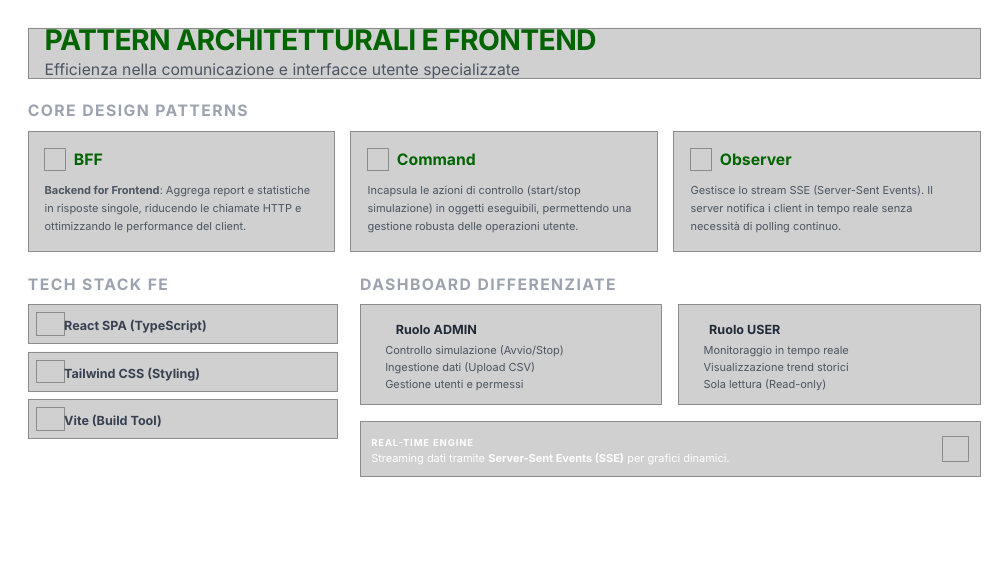
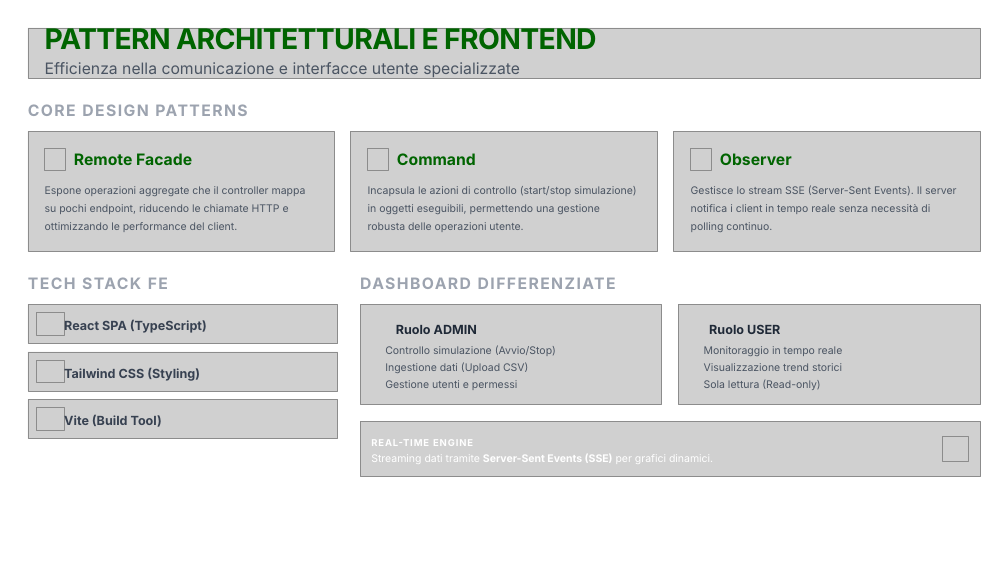
Before and after one commit to nameisalfio/nexus-energy-ds, a slide deck: slide 6 of Nexus Energy Distributed Service.pptx. Drawn at 1008x567 pixels with LibreOffice and Linux fonts; fonts in the diff are those of the drawing; grey boxes stand for pictures; background and template pictures are left out. Boxes give left, top, right and bottom in pixels: in the first picture for what was removed or moved away, otherwise in the second. Text is boxed around its words. In the diff, an @@ line names an element or a change of style, - is before the commit and + after.

```diff
--- a/Nexus Energy Distributed Service.pptx
+++ b/Nexus Energy Distributed Service.pptx
@@ text "PATTERN ARCHITETTURALI E FRONTEND" at (45,25,596,50): line spacing 26.6pt to 26pt @@
@@ text removed at (74,153,103,165) @@
-BFF
@@ text added at (74,153,192,165), 15 pt, text #006400, bold @@
+Remote Facade
@@ text "Incapsula le azioni di controllo ..." at (368,186,636,232): size 10.5 to 10 pt; line spacing 17.1pt to 17pt @@
@@ text "Gestisce lo stream SSE (Server-Sent ..." at (691,185,956,232): size 10.5 to 10 pt; line spacing 17.1pt to 17pt @@
@@ text at (45,186,306,232): text changed; size 10.5 to 10 pt @@
-Backend for Frontend: Aggrega report e statistiche in risposte singole, riducendo le chiamate HTTP e ottimizzando le performance del client.
+Espone operazioni aggregate che il controller mappa su pochi endpoint, riducendo le chiamate HTTP e ottimizzando le performance del client.
@@ size 10.5 to 10 pt; line spacing 13.3pt to 13pt in 7 elements at (385,345,556,356), (385,362,528,373), (385,380,517,390), (704,346,842,356), (704,363,842,371), (704,380,820,390), (371,455,713,462) @@
```
Also in this commit, not shown: 8 other slides changed, 1 slide added.
